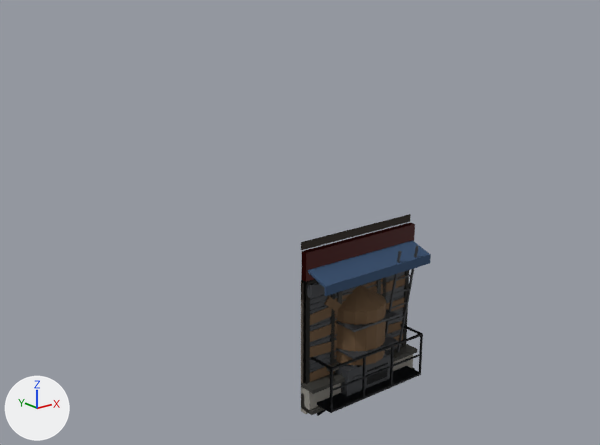
Before and after pictures for a commit that changed the glTF model public/models/street.glb.
Both versions are drawn from a camera (50 mm lens) standing at (-11.05, -11.9, 8.77) and looking at (-0.92, 0.75, 3.7). Arrows for +X, +Y and +Z are at lower left; the lights stay in place. The first picture is the older version.

Names of what the first picture shows: 'awning', 'boarded', 'cornice', 'door', 'escape', 'escape_top', 'roof_ac', 'shutter', 'water_tank' and 6 more.
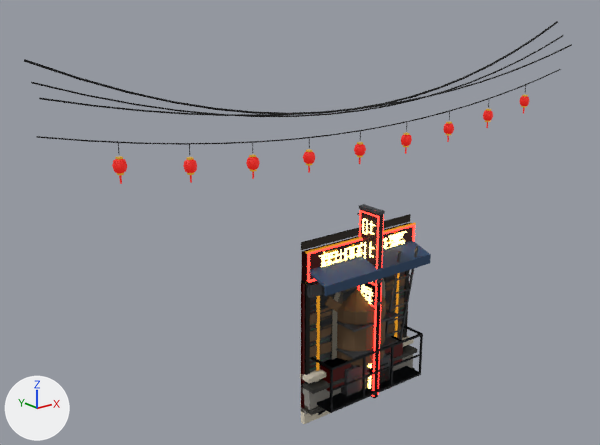
Location of each change, (x1, y1, x2, y2) in pixels of the pictures (600 x 445 px):
'goldshop_1', added: after (301, 214, 416, 409)
'cables', added: after (24, 21, 572, 117)
'lanterns', added: after (36, 69, 561, 184)
'neon_blade_tall', added: after (357, 204, 385, 398)
'parapet', added (mostly hidden): after (300, 336, 414, 424)
'sign_neon_3', added: after (307, 224, 415, 283)
'arch_shut', added (mostly hidden): after (332, 278, 385, 360)
'neon_blade_b', added: after (358, 279, 383, 398)
'sign_neon_0', added: after (319, 231, 407, 267)
'arch_ac', added (mostly hidden): after (366, 364, 390, 388)
'sign_neon_2', added: after (321, 234, 404, 267)
'neon_blade', added (mostly hidden): after (366, 298, 382, 396)
'arch_lit', added: after (310, 289, 405, 372)
'sign_neon_1', added: after (327, 235, 399, 264)
'goldshop_0', added: after (322, 232, 401, 265)
'door', unchanged, covered by the edit: before (301, 222, 415, 383); after (301, 223, 410, 304)

The change, as a diff of the scene's bpy script:
```diff
--- a/public/models/street.glb.py
+++ b/public/models/street.glb.py
@@ ob_sign_neon_3 @@
+ob_sign_neon_3 = bpy.data.objects.new('sign_neon_3', me_tube_028)  # 272 vertices, 408 faces; spans x -1.47..1.47, y -0.2..-0.16, z 2.81..3.43; in mat_neon (red #ff3b30, glowing red #ff3b30), mat_glyph (yellow #ffe08a, glowing yellow #ffe08a)
+ob_sign_neon_3.location = (0.0, 0.0, 0.0)
@@ ob_sign_neon_2 @@
+ob_sign_neon_2 = bpy.data.objects.new('sign_neon_2', me_tube_020)  # 280 vertices, 420 faces; spans x -1.47..1.47, y -0.2..-0.16, z 2.81..3.43; in mat_neon (red #ff3b30, glowing red #ff3b30), mat_glyph (yellow #ffe08a, glowing yellow #ffe08a)
+ob_sign_neon_2.location = (0.0, 0.0, 0.0)
@@ ob_sign_neon_1 @@
+ob_sign_neon_1 = bpy.data.objects.new('sign_neon_1', me_tube_012)  # 216 vertices, 324 faces; spans x -1.47..1.47, y -0.2..-0.16, z 2.81..3.43; in mat_neon (red #ff3b30, glowing red #ff3b30), mat_glyph (yellow #ffe08a, glowing yellow #ffe08a)
+ob_sign_neon_1.location = (0.0, 0.0, 0.0)
@@ ob_sign_neon_0 @@
+ob_sign_neon_0 = bpy.data.objects.new('sign_neon_0', me_tube_004)  # 408 vertices, 612 faces; spans x -1.47..1.47, y -0.2..-0.16, z 2.81..3.43; in mat_neon (red #ff3b30, glowing red #ff3b30), mat_glyph (yellow #ffe08a, glowing yellow #ffe08a)
+ob_sign_neon_0.location = (0.0, 0.0, 0.0)
@@ ob_parapet @@
+ob_parapet = bpy.data.objects.new('parapet', me_base_013)  # 402 vertices, 756 faces; spans x -1.5..1.5, y -0.27..0.03, z -0.33..0.77; in mat_stucco (pale yellow #d9d0bc)
+ob_parapet.location = (0.0, 0.0, 0.0)
@@ ob_neon_blade_tall @@
+ob_neon_blade_tall = bpy.data.objects.new('neon_blade_tall', me_board_005)  # 1056 vertices, 1584 faces; spans x -0.07..0.07, y -0.68..0.01, z 0.0..4.1; in mat_board (black #2a0d0b), mat_metal (dark grey #4a4c50), mat_neon (red #ff3b30, glowing red #ff3b30), mat_glyph (yellow #ffe08a, glowing yellow #ffe08a)
+ob_neon_blade_tall.location = (0.0, 0.0, 0.0)
@@ ob_neon_blade_b @@
+ob_neon_blade_b = bpy.data.objects.new('neon_blade_b', me_board_003)  # 816 vertices, 1224 faces; spans x -0.07..0.07, y -0.68..0.01, z 0.0..2.66; in mat_board (black #2a0d0b), mat_metal (dark grey #4a4c50), mat_neon (red #ff3b30, glowing red #ff3b30), mat_glyph (yellow #ffe08a, glowing yellow #ffe08a)
+ob_neon_blade_b.location = (0.0, 0.0, 0.0)
@@ ob_neon_blade @@
+ob_neon_blade = bpy.data.objects.new('neon_blade', me_board_001)  # 656 vertices, 984 faces; spans x -0.07..0.07, y -0.68..0.01, z 0.0..2.18; in mat_board (black #2a0d0b), mat_metal (dark grey #4a4c50), mat_neon (red #ff3b30, glowing red #ff3b30), mat_glyph (yellow #ffe08a, glowing yellow #ffe08a)
+ob_neon_blade.location = (0.0, 0.0, 0.0)
@@ ob_lanterns @@
+ob_lanterns = bpy.data.objects.new('lanterns', me_wire_016)  # 884 vertices, 1524 faces; spans x -6.51..6.51, y -0.11..0.11, z 4.93..6.31; in mat_cable (black #101112), mat_lantern (red #b0140c, glowing red #b0140c), mat_gold (yellow #d4a531, glowing yellow #8c6c1d)
+ob_lanterns.location = (0.0, 0.0, 0.0)
@@ ob_goldshop_1 @@
+ob_goldshop_1 = bpy.data.objects.new('goldshop_1', me_plinth_013)  # 436 vertices, 660 faces; spans x -1.5..1.5, y -0.38..0.0, z 0.0..3.6; in mat_shopred (red #8a1612), mat_gold (yellow #d4a531, glowing yellow #8c6c1d), mat_glass (dark blue #1c2530), mat_glasslit (beige #ffcf8a, glowing beige #ffcf8a), mat_metal (dark grey #4a4c50), mat_wall (brown #6b6259)
+ob_goldshop_1.location = (0.0, 0.0, 0.0)
@@ ob_goldshop_0 @@
+ob_goldshop_0 = bpy.data.objects.new('goldshop_0', me_plinth_011)  # 388 vertices, 588 faces; spans x -1.5..1.5, y -0.38..0.0, z 0.0..3.6; in mat_shopred (red #8a1612), mat_gold (yellow #d4a531, glowing yellow #8c6c1d), mat_glass (dark blue #1c2530), mat_glasslit (beige #ffcf8a, glowing beige #ffcf8a), mat_metal (dark grey #4a4c50), mat_wall (brown #6b6259)
+ob_goldshop_0.location = (0.0, 0.0, 0.0)
@@ ob_cables @@
+ob_cables = bpy.data.objects.new('cables', me_wire_080)  # 384 vertices, 576 faces; spans x -6.51..6.51, y -0.26..0.22, z 5.98..7.42; in mat_cable (black #101112)
+ob_cables.location = (0.0, 0.0, 0.0)
@@ ob_arch_shut @@
+ob_arch_shut = bpy.data.objects.new('arch_shut', me_arch_005)  # 313 vertices, 544 faces; spans x -0.88..0.88, y -0.2..0.0, z 0.35..2.88; in mat_stucco (pale yellow #d9d0bc), mat_shutter (dark green #3f6b55), mat_dark (black #0d0f11)
+ob_arch_shut.location = (0.0, 0.0, 0.0)
@@ ob_arch_lit @@
+ob_arch_lit = bpy.data.objects.new('arch_lit', me_arch_003)  # 365 vertices, 616 faces; spans x -1.41..1.41, y -0.2..0.0, z 0.35..2.88; in mat_stucco (pale yellow #d9d0bc), mat_glasslit (beige #ffcf8a, glowing beige #ffcf8a), mat_trim (dark grey #34332f), mat_shutter (dark green #3f6b55)
+ob_arch_lit.location = (0.0, 0.0, 0.0)
@@ ob_arch_ac @@
+ob_arch_ac = bpy.data.objects.new('arch_ac', me_arch_007)  # 149 vertices, 292 faces; spans x -0.88..0.88, y -0.5..0.0, z 0.06..2.88; in mat_stucco (pale yellow #d9d0bc), mat_glass (dark blue #1c2530), mat_trim (dark grey #34332f), mat_metal (dark grey #4a4c50), mat_dark (black #0d0f11)
+ob_arch_ac.location = (0.0, 0.0, 0.0)
```
